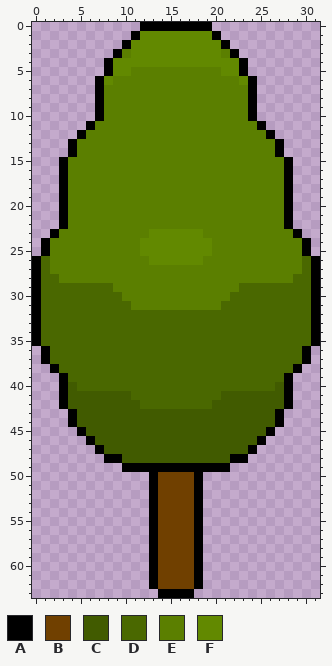
Two states of a pixel-art sprite, Assets/Sprites/Game/Objects/tree_full.png. This is how it looked before the edit.
The file is 32x64 pixels. Colours within 5 levels of each other are drawn and written as one.
Palette (. is transparent): A #000000  B #704000  C #415b00  D #4a6800  E #5b7f00  F #628900
The same view after the edit:
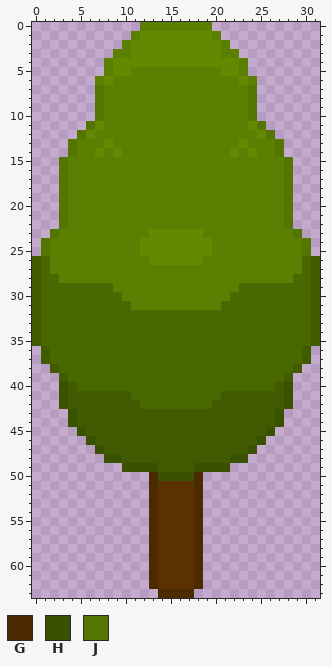
Colours new in this view: G #4c2a00  H #3a5100  J #547500
Edits made:
@@ palette @@
-B #704000
+B #593200
@@ x 0..31 @@
- 0 ............AAAAAAAA............
- 1 ...........AFFFFFFFFA...........
- 2 ..........AFFFFFFFFFFA..........
- 3 .........AEFFFFFFFFFFEA.........
- 4 ........AFFFFFFFFFFFFFFA........
- 5 ........AFFEEEEEEEEEEFFA........
- 6 .......AFEEEEEEEEEEEEEEFA.......
- 7 .......AEEEEEEEEEEEEEEEEA.......
- 8 .......AEEEEEEEEEEEEEEEEA.......
- 9 .......AEEEEEEEEEEEEEEEEA.......
-10 .......AEEEEEEEEEEEEEEEEA.......
-11 ......AEEEEEEEEEEEEEEEEEEA......
-12 .....AEEEEEEEEEEEEEEEEEEEEA.....
-13 ....AEEEEEEEEEEEEEEEEEEEEEEA....
-14 ....AEEEEEEEEEEEEEEEEEEEEEEA....
-15 ...AEEEEEEEEEEEEEEEEEEEEEEEEA...
-16 ...AEEEEEEEEEEEEEEEEEEEEEEEEA...
-17 ...AEEEEEEEEEEEEEEEEEEEEEEEEA...
-18 ...AEEEEEEEEEEEEEEEEEEEEEEEEA...
-19 ...AEEEEEEEEEEEEEEEEEEEEEEEEA...
-20 ...AEEEEEEEEEEEEEEEEEEEEEEEEA...
-21 ...AEEEEEEEEEEEEEEEEEEEEEEEEA...
-22 ...AEEEEEEEEEEEEEEEEEEEEEEEEA...
-23 ..AEEEEEEEEEEFFFFFFEEEEEEEEEEA..
-24 .AEEEEEEEEEEFFFFFFFFEEEEEEEEEEA.
-25 .AEEEEEEEEEEFFFFFFFFEEEEEEEEEEA.
-26 ADEEEEEEEEEEEFFFFFFEEEEEEEEEEEDA
-27 ADEEEEEEEEEEEEEEEEEEEEEEEEEEEEDA
-28 ADDEEEEEEEEEEEEEEEEEEEEEEEEEEDDA
-29 ADDDDDDDDEEEEEEEEEEEEEEDDDDDDDDA
-30 ADDDDDDDDDEEEEEEEEEEEEDDDDDDDDDA
-31 ADDDDDDDDDDEEEEEEEEEEDDDDDDDDDDA
-32 ADDDDDDDDDDDDDDDDDDDDDDDDDDDDDDA
-33 ADDDDDDDDDDDDDDDDDDDDDDDDDDDDDDA
-34 ADDDDDDDDDDDDDDDDDDDDDDDDDDDDDDA
-35 ADDDDDDDDDDDDDDDDDDDDDDDDDDDDDDA
-36 .ADDDDDDDDDDDDDDDDDDDDDDDDDDDDA.
-37 .ADDDDDDDDDDDDDDDDDDDDDDDDDDDDA.
-38 ..ADDDDDDDDDDDDDDDDDDDDDDDDDDA..
-39 ...ADDDDDDDDDDDDDDDDDDDDDDDDA...
-40 ...ACDDDDDDDDDDDDDDDDDDDDDDCA...
-41 ...ACCCCCCCDDDDDDDDDDCCCCCCCA...
-42 ...ACCCCCCCCDDDDDDDDCCCCCCCCA...
-43 ....ACCCCCCCCCCCCCCCCCCCCCCA....
-44 ....ACCCCCCCCCCCCCCCCCCCCCCA....
-45 .....ACCCCCCCCCCCCCCCCCCCCA.....
-46 ......ACCCCCCCCCCCCCCCCCCA......
-47 .......ACCCCCCCCCCCCCCCCA.......
-48 ........AACCCCCCCCCCCCAA........
-49 ..........AAAAAAAAAAAA..........
-50 .............ABBBBA.............
-51 .............ABBBBA.............
-52 .............ABBBBA.............
-53 .............ABBBBA.............
-54 .............ABBBBA.............
-55 .............ABBBBA.............
-56 .............ABBBBA.............
-57 .............ABBBBA.............
-58 .............ABBBBA.............
-59 .............ABBBBA.............
-60 .............ABBBBA.............
-61 .............ABBBBA.............
-62 .............ABBBBA.............
-63 ..............AAAA..............
+ 0 ............EEEEEEEE............
+ 1 ...........EFFFFFFFFE...........
+ 2 ..........EFFFFFFFFFFE..........
+ 3 .........EEFFFFFFFFFFEE.........
+ 4 ........EFFFFFFFFFFFFFFE........
+ 5 ........EFFEEEEEEEEEEFFE........
+ 6 .......EFEEEEEEEEEEEEEEFE.......
+ 7 .......JEEEEEEEEEEEEEEEEJ.......
+ 8 .......JEEEEEEEEEEEEEEEEJ.......
+ 9 .......JEEEEEEEEEEEEEEEEJ.......
+10 .......JEEEEEEEEEEEEEEEEJ.......
+11 ......JFEEEEEEEEEEEEEEEEFJ......
+12 .....JFEEEEEEEEEEEEEEEEEEFJ.....
+13 ....JEEEFEEEEEEEEEEEEEEFEEEJ....
+14 ....JEEFEFEEEEEEEEEEEEFEFEEJ....
+15 ...JEEEEEEEEEEEEEEEEEEEEEEEEJ...
+16 ...JEEEEEEEEEEEEEEEEEEEEEEEEJ...
+17 ...JEEEEEEEEEEEEEEEEEEEEEEEEJ...
+18 ...JEEEEEEEEEEEEEEEEEEEEEEEEJ...
+19 ...JEEEEEEEEEEEEEEEEEEEEEEEEJ...
+20 ...JEEEEEEEEEEEEEEEEEEEEEEEEJ...
+21 ...JEEEEEEEEEEEEEEEEEEEEEEEEJ...
+22 ...JEEEEEEEEEEEEEEEEEEEEEEEEJ...
+23 ..JEEEEEEEEEEFFFFFFEEEEEEEEEEJ..
+24 .JEEEEEEEEEEFFFFFFFFEEEEEEEEEEJ.
+25 .JEEEEEEEEEEFFFFFFFFEEEEEEEEEEJ.
+26 CDEEEEEEEEEEEFFFFFFEEEEEEEEEEEDC
+27 CDEEEEEEEEEEEEEEEEEEEEEEEEEEEEDC
+28 CDDEEEEEEEEEEEEEEEEEEEEEEEEEEDDC
+29 CDDDDDDDDEEEEEEEEEEEEEEDDDDDDDDC
+30 CDDDDDDDDDEEEEEEEEEEEEDDDDDDDDDC
+31 CDDDDDDDDDDEEEEEEEEEEDDDDDDDDDDC
+32 CDDDDDDDDDDDDDDDDDDDDDDDDDDDDDDC
+33 CDDDDDDDDDDDDDDDDDDDDDDDDDDDDDDC
+34 CDDDDDDDDDDDDDDDDDDDDDDDDDDDDDDC
+35 CDDDDDDDDDDDDDDDDDDDDDDDDDDDDDDC
+36 .CDDDDDDDDDDDDDDDDDDDDDDDDDDDDC.
+37 .CDDDDDDDDDDDDDDDDDDDDDDDDDDDDC.
+38 ..CDDDDDDDDDDDDDDDDDDDDDDDDDDC..
+39 ...CDDDDDDDDDDDDDDDDDDDDDDDDC...
+40 ...HCDDDDDDDDDDDDDDDDDDDDDDCH...
+41 ...HCCCCCCCDDDDDDDDDDCCCCCCCH...
+42 ...HCCCCCCCCDDDDDDDDCCCCCCCCH...
+43 ....HCCCCCCCCCCCCCCCCCCCCCCH....
+44 ....HCCCCCCCCCCCCCCCCCCCCCCH....
+45 .....HCCCCCCCCCCCCCCCCCCCCH.....
+46 ......HCCCCCCCCCCCCCCCCCCH......
+47 .......HCCCCCCCCCCCCCCCCH.......
+48 ........HHCCCCCCCCCCCCHH........
+49 ..........HHHHCCCCHHHH..........
+50 .............GHHHHG.............
+51 .............GBBBBG.............
+52 .............GBBBBG.............
+53 .............GBBBBG.............
+54 .............GBBBBG.............
+55 .............GBBBBG.............
+56 .............GBBBBG.............
+57 .............GBBBBG.............
+58 .............GBBBBG.............
+59 .............GBBBBG.............
+60 .............GBBBBG.............
+61 .............GBBBBG.............
+62 .............GBBBBG.............
+63 ..............GGGG..............
Changed places in both pictures, as pixel boxes (x1, y1, x2, y2):
changed: (32, 22, 320, 598)
